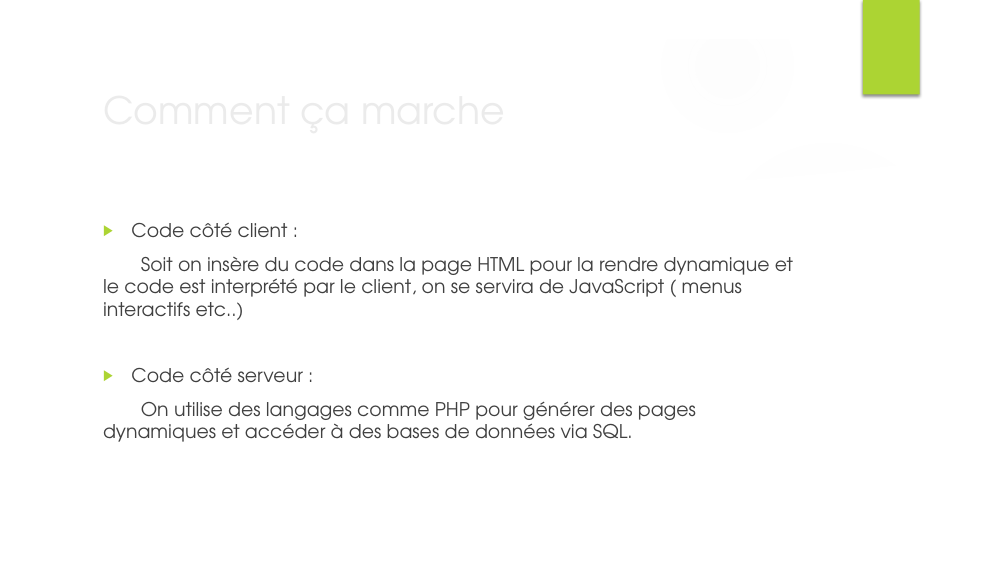
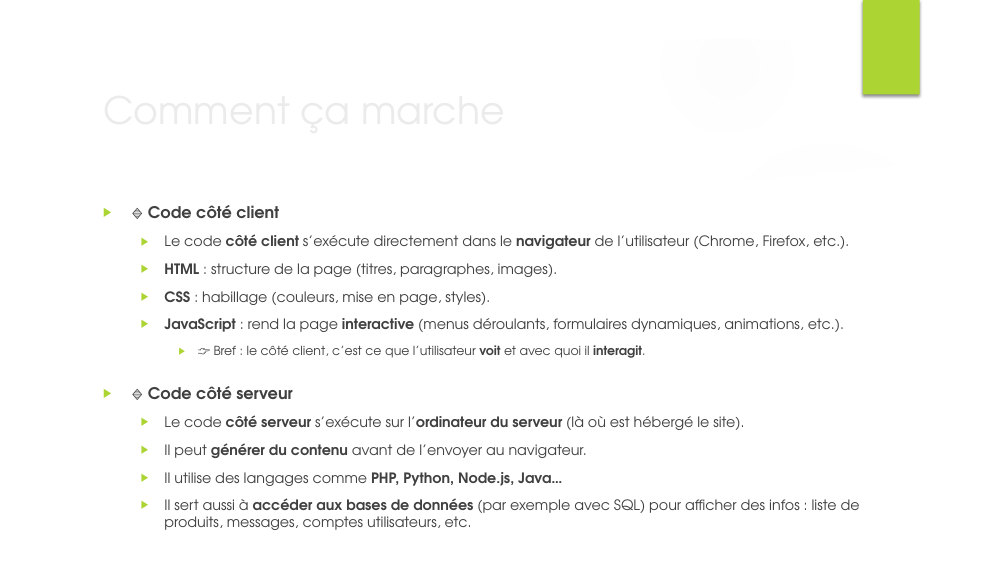
Before and after one commit to FerrandezBenjamin/DAEU, a slide deck: slide 9 of DAEU_HTML/Cours_1/Cours programmation WEB1.pptx. Drawn at 1008x567 pixels with LibreOffice and Linux fonts; fonts in the diff are those of the drawing; background and template pictures are left out. Boxes give left, top, right and bottom in pixels: in the first picture for what was removed or moved away, otherwise in the second. Text is boxed around its words. In the diff, an @@ line names an element or a change of style, - is before the commit and + after.

```diff
--- a/DAEU_HTML/Cours_1/Cours programmation WEB1.pptx
+++ b/DAEU_HTML/Cours_1/Cours programmation WEB1.pptx
@@ text at box(148, 205, 860, 530): text changed; size 18 to 13.6 pt @@
-▶ Code côté client :
-Soit on insère du code dans la page HTML pour la rendre dynamique et le code est interprété par le client, on se servira de JavaScript ( menus interactifs etc..)
-▶ Code côté serveur :
-On utilise des langages comme PHP pour générer des pages dynamiques et accéder à des bases de données via SQL.
+▶ 🔹 Code côté client
+  ▶ Le code côté client s’exécute directement dans le navigateur de l’utilisateur (Chrome, Firefox, etc.).
+  ▶ HTML : structure de la page (titres, paragraphes, images).
+  ▶ CSS : habillage (couleurs, mise en page, styles).
+  ▶ JavaScript : rend la page interactive (menus déroulants, formulaires dynamiques, animations, etc.).
+    ▶ 👉 Bref : le côté client, c’est ce que l’utilisateur voit et avec quoi il interagit.
+▶ 🔹 Code côté serveur
+  ▶ Le code côté serveur s’exécute sur l’ordinateur du serveur (là où est hébergé le site).
+  ▶ Il peut générer du contenu avant de l’envoyer au navigateur.
+  ▶ Il utilise des langages comme PHP, Python, Node.js, Java…
+  ▶ Il sert aussi à accéder aux bases de données (par exemple avec SQL) pour afficher des infos : liste de produits, messages, comptes utilisateurs, etc.
```
Also in this commit, not shown: 3 other slides changed, 1 slide removed, 1 other file.
